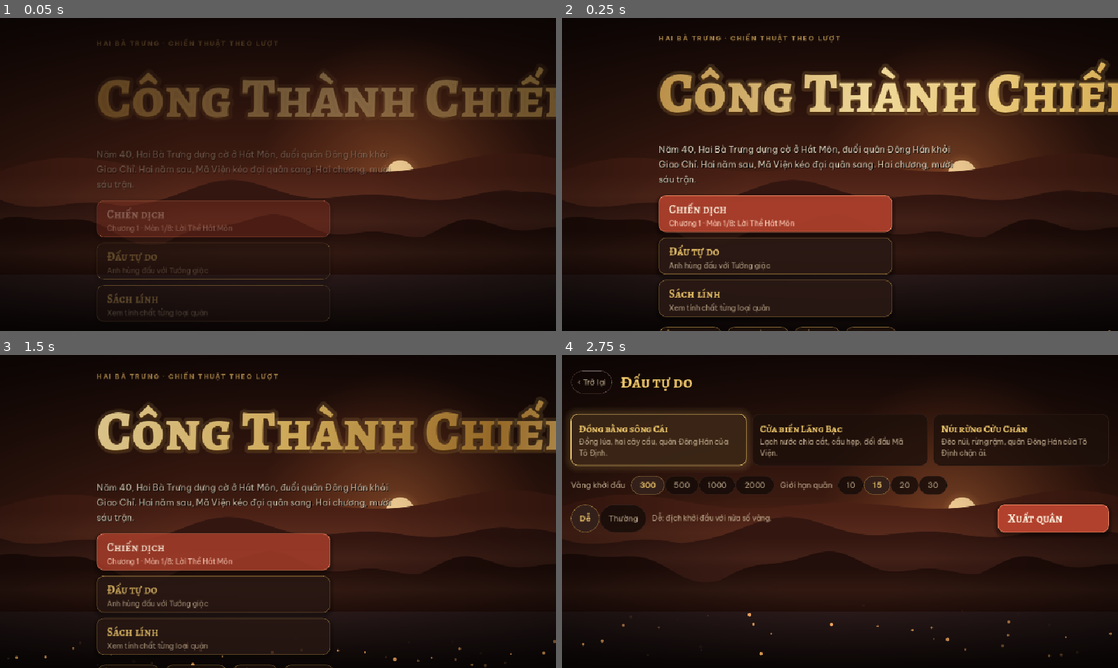
Above: before the commit, frames 1-4 (two rows, left to right).
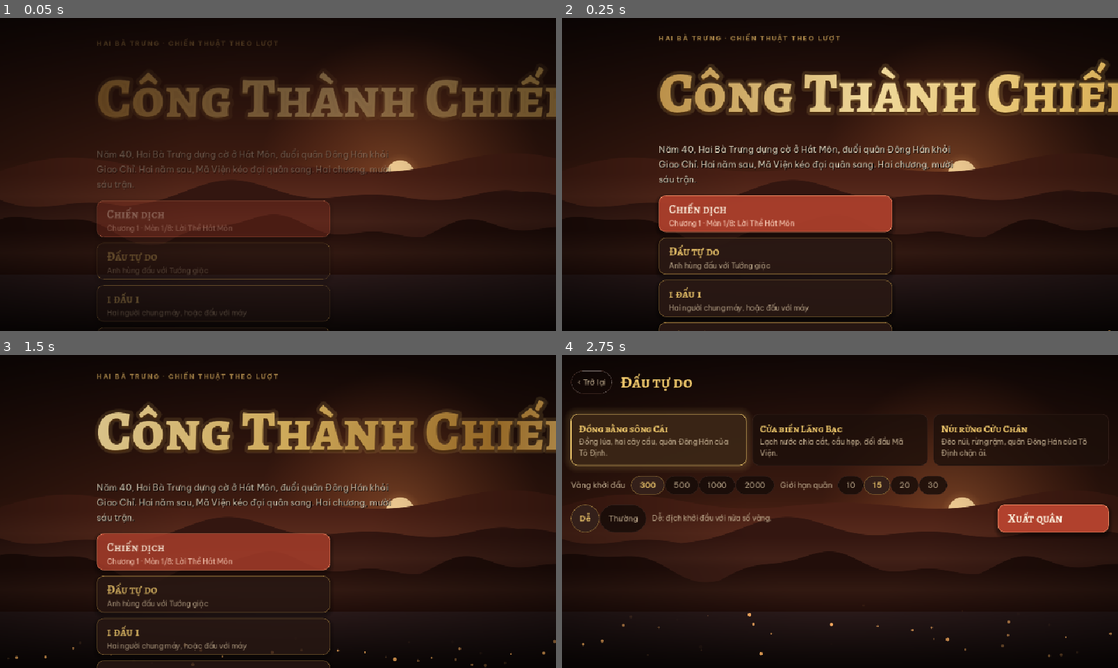
Above: after the commit, the same moments.

Repository: NguyenVanDo51/hon-song-nui
Game: Godot game, scene res://main.tscn
Same seed, same stepped clock (60 frames per second), same inputs: the game is played once before the commit and once after it.
Inputs (mouse positions are in pixels of both pictures, inside the frame that each line leads up to):
- Up to frame 1 (0.05 s): no input
- Up to frame 2 (0.25 s): no input
- Up to frame 3 (1.5 s): click (211, 549) at 0.52 s; click "‹ Trở lại" at 1.25 s
- Up to frame 4 (2.75 s): click (773, 592) at 2.02 s

The runs differ from the first frame. In frame 1, 0.3% of the frame differs, in the area x 17-59%, y 87-100%; in frame 2, 1.2%, in the area x 17-60%, y 86-100%; in frame 3, 0.6%; in frame 4, nothing differs.

Commit message:
1v1 menu: setup screen (map, gold, cap, commanders, Blue = Người / Máy Dễ / Thường / Khó) + tests + driver
- menus: show_duel next to Đấu tự do; skirmish widgets shared (_hero_card / _map_cards / _gold_cap_row)
- main: show_duel nav, screen=duel flag
- tests: ctrl defaults, duel_def on every map, 2-human game via do_action + replay, save keeps ctrl, no campaign progress
- driver: hotseat round trip (handoff, P2 buy + attack, continue, end card, Chơi lại) + short vs AI hard start

Co-Authored-By: Claude Opus 5.5 <noreply@anthropic.com>

Diff:
--- a/scripts/ui/main.gd
+++ b/scripts/ui/main.gd
@@ -2,7 +2,7 @@
 extends Control
 ## app shell: theme, audio, menus (title / campaign / briefing / skirmish / codex), the game screen, debug flags.
 ## debug args (after `--`): mission=m01 (start it) bot (AI plays our side) speed=3 fresh (ignore save)
-##   screen=title|campaign|briefing:m03|skirmish|codex shots=DIR (png every shot_every s) shot_every=2 quit_at=60
+##   screen=title|campaign|briefing:m03|skirmish|duel|codex shots=DIR (png every shot_every s) shot_every=2 quit_at=60
 
 const BASE := Vector2(1280, 720)
 const MIN_SCALE := 0.8
@@ -107,6 +107,8 @@
 		menus.show_campaign(sc.split(":")[1] if ":" in sc else "")
 	elif sc == "skirmish":
 		menus.show_skirmish()
+	elif sc == "duel":
+		menus.show_duel()
 	elif sc == "codex":
 		menus.show_title()
 		menus.open_codex("p")
@@ -130,7 +132,11 @@
 	game.leave()
 	menus.show_skirmish()
 
-## ctx = {kind:'campaign', id} | {kind:'skirmish', hero, easy}
+func show_duel() -> void:
+	game.leave()
+	menus.show_duel()
+
+## ctx = {kind:'campaign', id} | {kind:'skirmish', hero, easy, map, gold, cap} | {kind:'duel', map, hero, heroE, ctrlE, gold, cap}
 func start_game(state: Dictionary, ctx: Dictionary) -> void:
 	menus.hide_all()
 	game.start(state, ctx)
--- a/scripts/ui/menus.gd
+++ b/scripts/ui/menus.gd
@@ -1,6 +1,6 @@
 class_name Menus
 extends Control
-## menu screens over the animated backdrop: title, campaign (chapter tabs + clickable map), briefing, skirmish,
+## menu screens over the animated backdrop: title, campaign (chapter tabs + clickable map), briefing, skirmish, 1 vs 1,
 ## plus the codex overlay (added above the game screen). Port of the menu half of src/ui/screens.js + shell.html.
 
 const LOGO_SHADER := preload("res://shaders/logo.gdshader")
@@ -16,6 +16,8 @@
 		"Phỏng theo Đại Việt sử ký toàn thư, Hậu Hán thư, Tam quốc chí và truyền thuyết dân gian. Bản đồ là sơ đồ, không đúng tỉ lệ; một số chi tiết được lược bớt hoặc thêm thắt cho hợp lối chơi."],
 	["Tưởng nhớ", "Hai Bà Trưng và các nữ tướng đã đứng lên giành lại non sông."],
 ]
+## 1 vs 1: who plays Blue (s.ctrl.e)
+const OPPONENTS := [["human", "Người"], ["ai:easy", "Máy Dễ"], ["ai:normal", "Máy Thường"], ["ai:hard", "Máy Khó"]]
 
 var main: Main
 var bg: MenuBg
@@ -28,6 +30,7 @@
 var sk_gold := 300 # AE2 skirmish options: starting gold, unit cap
 var sk_cap := 15
 var map_choice := "dong_bang"
+var duel_opts := { "map": "dong_bang", "gold": 300, "cap": 15, "hero": "", "heroE": "", "ctrlE": "human" }
 var _codex_card: Control
 var _codex_grid: GridContainer
 var _codex_seg: Array = []
@@ -217,6 +220,7 @@
 				main.start_game(st2, ctx2)))
 	list.add_child(_on(Style.menu_button("Chiến dịch", prog, sv == null), show_campaign))
 	list.add_child(_on(Style.menu_button("Đấu tự do", Content.text("skirmishBlurb")), show_skirmish))
+	list.add_child(_on(Style.menu_button("1 đấu 1", Content.text("duelBlurb")), show_duel))
 	list.add_child(_on(Style.menu_button("Sách lính", "Xem tính chất từng loại quân"), func() -> void: open_codex()))
 	v.add_child(list)
 	var tg := Style.hbox(8)
@@ -466,43 +470,13 @@
 	if hero_choice == "" or not heroes.has(hero_choice):
 		hero_choice = heroes[0]
 	for key: String in (heroes if heroes.size() > 1 else []): # one commander: nothing to choose
-		var h := Content.hero_look(key)
-		var st: Dictionary = Rules.HEROES[key]
-		var cv := Style.vbox(8)
-		var top := Style.hbox(12)
-		top.add_child(Token.make("p", "hero", key, 56))
-		var tv := Style.vbox(2)
-		tv.size_flags_vertical = Control.SIZE_SHRINK_CENTER
-		var h_name: String = h.name
-		var h_blurb: String = h.blurb
-		tv.add_child(Style.lbl(h_name, 21, Style.GOLD, Style.display))
-		tv.add_child(Style.lbl("Công %d · Thủ %d · Đi %d" % [st.atk, st.def, st.mv], 12, Style.MUTED))
-		top.add_child(tv)
-		cv.add_child(top)
-		cv.add_child(Style.lbl(h_blurb, 14, Style.INK, null, true))
-		var card := _click_card(cv, func() -> void:
+		grid.add_child(_hero_card("p", key, key == hero_choice, func() -> void:
 			hero_choice = key
-			_sfx("select")
-			show_skirmish(), true, key == hero_choice)
-		card.size_flags_horizontal = Control.SIZE_EXPAND_FILL
-		grid.add_child(card)
+			show_skirmish()))
 	v.add_child(grid)
-	# battlefield
-	var maps := Style.hbox(10)
-	for mid: String in Content.SKIRMISH.MAPS:
-		var md: Dictionary = Content.SKIRMISH.MAPS[mid]
-		var mv := Style.vbox(2)
-		var md_name: String = md.name
-		var md_blurb: String = md.get("blurb", "")
-		mv.add_child(Style.lbl(md_name, 18, Style.GOLD, Style.display))
-		mv.add_child(Style.lbl(md_blurb, 13, Style.MUTED, null, true))
-		var mcard := _click_card(mv, func() -> void:
-			map_choice = mid
-			_sfx("select")
-			show_skirmish(), true, mid == map_choice)
-		mcard.size_flags_horizontal = Control.SIZE_EXPAND_FILL
-		maps.add_child(mcard)
-	v.add_child(maps)
+	v.add_child(_map_cards(map_choice, func(mid: String) -> void: # battlefield
+		map_choice = mid
+		show_skirmish()))
 	var row := Style.hbox(10)
 	var seg := Style.hbox(0)
 	var e_btn := Style.button("Dễ", "SegOn" if easy else "SegBtn")
@@ -525,30 +499,145 @@
 	_on(go, func() -> void:
 		confirm_start(Game.new_game(Content.skirmish_def(map_choice, hero_choice, easy, sk_gold, sk_cap)),
 			{ "kind": "skirmish", "hero": hero_choice, "easy": easy, "map": map_choice, "gold": sk_gold, "cap": sk_cap }))
-	# AE2 options: starting gold + unit cap
+	v.add_child(_gold_cap_row(sk_gold, sk_cap, func(key: String, val: int) -> void:
+		if key == "gold": sk_gold = val
+		else: sk_cap = val
+		show_skirmish()))
+	row.add_child(go)
+	v.add_child(row)
+	_settle_page()
+
+## no enter-slide jitter when only the selection changed
+func _settle_page() -> void:
+	if page:
+		page.modulate.a = 1.0
+		page.offset_top = 0
+		page.offset_bottom = 0
+
+## commander pick card: token, name, stats, blurb; hot = the picked one
+func _hero_card(side: String, key: String, hot: bool, on_pick: Callable) -> PanelContainer:
+	var h := Content.hero_look(key)
+	var st := Content.type_stat("hero", key) # hero overrides on the base unit
+	var cv := Style.vbox(8)
+	var top := Style.hbox(12)
+	top.add_child(Token.make(side, "hero", key, 56))
+	var tv := Style.vbox(2)
+	tv.size_flags_vertical = Control.SIZE_SHRINK_CENTER
+	var h_name: String = h.name
+	var h_blurb: String = h.blurb
+	tv.add_child(Style.lbl(h_name, 21, Style.GOLD, Style.display))
+	tv.add_child(Style.lbl("Công %d · Thủ %d · Đi %d" % [st.atk, st.def, st.mv], 12, Style.MUTED))
+	top.add_child(tv)
+	cv.add_child(top)
+	cv.add_child(Style.lbl(h_blurb, 14, Style.INK, null, true))
+	var card := _click_card(cv, func() -> void:
+		_sfx("select")
+		on_pick.call(), true, hot)
+	card.size_flags_horizontal = Control.SIZE_EXPAND_FILL
+	return card
+
+## battlefield cards (skirmish maps); on_pick(map_id)
+func _map_cards(cur: String, on_pick: Callable) -> HBoxContainer:
+	var maps := Style.hbox(10)
+	for mid: String in Content.SKIRMISH.MAPS:
+		var md: Dictionary = Content.SKIRMISH.MAPS[mid]
+		var mv := Style.vbox(2)
+		var md_name: String = md.name
+		var md_blurb: String = md.get("blurb", "")
+		mv.add_child(Style.lbl(md_name, 18, Style.GOLD, Style.display))
+		mv.add_child(Style.lbl(md_blurb, 13, Style.MUTED, null, true))
+		var mcard := _click_card(mv, func() -> void:
+			_sfx("select")
+			on_pick.call(mid), true, mid == cur)
+		mcard.size_flags_horizontal = Control.SIZE_EXPAND_FILL
+		maps.add_child(mcard)
+	return maps
+
+## AE2 options: starting gold + unit cap; on_set("gold" | "cap", value)
+func _gold_cap_row(gold: int, cap: int, on_set: Callable) -> HBoxContainer:
 	var opts := Style.hbox(10)
 	for spec: Array in [["Vàng khởi đầu", [300, 500, 1000, 2000], "gold"], ["Giới hạn quân", [10, 15, 20, 30], "cap"]]:
 		var spec_name: String = spec[0]
 		opts.add_child(Style.lbl(spec_name, 14, Style.MUTED))
 		var sg := Style.hbox(0)
 		for val: int in spec[1]:
-			var cur: int = sk_gold if spec[2] == "gold" else sk_cap
+			var cur: int = gold if spec[2] == "gold" else cap
 			var b := Style.button(str(val), "SegOn" if val == cur else "SegBtn")
 			var key: String = spec[2]
-			_on(b, func() -> void:
-				if key == "gold": sk_gold = val
-				else: sk_cap = val
-				show_skirmish())
+			_on(b, func() -> void: on_set.call(key, val))
 			sg.add_child(b)
 		opts.add_child(sg)
-	v.add_child(opts)
+	return opts
+
+# ---------- 1 vs 1 (docs/1v1.md) ----------
+func show_duel() -> void:
+	var v := _page(1040)
+	v.add_child(_head("‹ Trở lại", func() -> void: main.show_title(), "1 đấu 1"))
+	v.add_child(Style.lbl("Hai người chung một máy (đổi tay mỗi lượt), hoặc đấu với máy. Không tính vào chiến dịch.", 14, Style.MUTED, null, true))
+	var cols := Style.hbox(12)
+	for side: String in ["p", "e"]:
+		cols.add_child(_duel_side(side))
+	v.add_child(cols)
+	var map_id: String = duel_opts.map
+	v.add_child(_map_cards(map_id, func(mid: String) -> void:
+		duel_opts.map = mid
+		show_duel()))
+	var row := Style.hbox(10)
+	var gold: int = duel_opts.gold; var cap: int = duel_opts.cap
+	var opts := _gold_cap_row(gold, cap, func(key: String, val: int) -> void:
+		duel_opts[key] = val
+		show_duel())
+	opts.size_flags_horizontal = Control.SIZE_EXPAND_FILL
+	row.add_child(opts)
+	var go := Style.menu_button("Xuất quân", "", true)
+	go.custom_minimum_size.x = 200
+	_on(go, _start_duel)
 	row.add_child(go)
 	v.add_child(row)
-	# no enter-slide jitter when only the selection changed
-	if page:
-		page.modulate.a = 1.0
-		page.offset_top = 0
-		page.offset_bottom = 0
+	_settle_page()
+
+## one side's column: faction, who plays it (Blue: person or AI level), commander
+func _duel_side(side: String) -> Control:
+	var f: Dictionary = Content.theme().factions[side]
+	var card := Style.card()
+	card.size_flags_horizontal = Control.SIZE_EXPAND_FILL
+	var cv := Style.vbox(10)
+	card.add_child(cv)
+	cv.add_child(_eyebrow("Bên Đỏ · đi trước" if side == "p" else "Bên Xanh"))
+	var f_name: String = f.name
+	cv.add_child(Style.lbl(f_name, 24, Style.P_NAME if side == "p" else Style.SEA_HI, Style.display))
+	var ctrl_e: String = duel_opts.ctrlE
+	if side == "p":
+		cv.add_child(Style.lbl("Người chơi 1", 14, Style.MUTED))
+	else:
+		var seg := Style.hbox(0)
+		for o: Array in OPPONENTS:
+			var key: String = o[0]; var label: String = o[1]
+			var b := Style.button(label, "SegOn" if key == ctrl_e else "SegBtn")
+			_on(b, func() -> void:
+				duel_opts.ctrlE = key
+				show_duel())
+			seg.add_child(b)
+		cv.add_child(seg)
+		cv.add_child(Style.lbl("Người chơi 2, chung máy: đổi tay mỗi lượt." if ctrl_e == "human" else "Máy chơi bên Xanh.", 14, Style.MUTED))
+	var hk := "hero" if side == "p" else "heroE"
+	var heroes := Content.heroes_of(side)
+	if not heroes.has(duel_opts[hk]):
+		duel_opts[hk] = heroes[0]
+	var cur: String = duel_opts[hk]
+	for key: String in heroes:
+		var hc := _hero_card(side, key, key == cur, func() -> void:
+			duel_opts[hk] = key
+			show_duel())
+		hc.set_meta("duel_pick", side + ":" + key) # click driver finds the commander cards by this
+		cv.add_child(hc)
+	return card
+
+func _start_duel() -> void:
+	var map_id: String = duel_opts.map; var hero: String = duel_opts.hero; var hero_e: String = duel_opts.heroE
+	var ctrl_e: String = duel_opts.ctrlE; var gold: int = duel_opts.gold; var cap: int = duel_opts.cap
+	var ctx := { "kind": "duel", "map": map_id, "hero": hero, "heroE": hero_e, "ctrlE": ctrl_e, "gold": gold, "cap": cap }
+	confirm_start(Game.new_game(Content.duel_def(map_id, hero, hero_e, ctrl_e, gold, cap)), ctx)
 
 ## start a game; if it would replace a different game in progress, ask first (one save slot)
 func confirm_start(state: Dictionary, ctx: Dictionary) -> void:
--- a/sim/click_driver.gd
+++ b/sim/click_driver.gd
@@ -17,6 +17,10 @@
 	print(("ok   " if cond else "FAIL ") + msg)
 	if not cond:
 		fails += 1
+
+## ok() for conditions read off Dictionaries (Variant)
+func okv(cond: Variant, msg: String) -> void:
+	ok(true if cond else false, msg)
 
 func wait(sec: float) -> void:
 	await create_timer(sec).timeout
@@ -72,6 +76,163 @@
 		if not g.ui.busy:
 			return
 		await process_frame
+
+## node carrying meta key = val (menu cards are PanelContainers, not buttons)
+func find_meta(n: Node, key: String, val: String) -> Control:
+	if n.has_meta(key) and str(n.get_meta(key)) == val:
+		return n as Control
+	for c: Node in n.get_children():
+		var f := find_meta(c, key, val)
+		if f:
+			return f
+	return null
+
+func click_card(key: String, val: String) -> void:
+	var card := find_meta(main.menus, key, val)
+	ok(card != null, "card %s" % val)
+	if card:
+		card.gui_input.emit(_click())
+
+## wait until the side to move is `side` and input is open (or frames run out)
+func turn_of(g: GameScreen, side: String, frames := 3000) -> bool:
+	for i in frames:
+		if g.s.side == side and not g.ui.busy and g._handoff_layer == null:
+			return true
+		await process_frame
+	return false
+
+func wait_handoff(g: GameScreen) -> bool:
+	for i in 120:
+		if g._handoff_layer != null:
+			return true
+		await process_frame
+	return false
+
+## 1 vs 1: two humans on one device (handoff between turns), then a short start against the AI
+func _duel(g: GameScreen) -> void:
+	var done0: Array = Store.done_list().duplicate()
+	press("1 đấu 1")
+	await wait(0.6)
+	click_card("duel_pick", "p:" + str(Content.heroes_of("p")[0]))
+	await process_frame
+	click_card("duel_pick", "e:" + str(Content.heroes_of("e")[0]))
+	await process_frame
+	press("Người")
+	await process_frame
+	press("Xuất quân")
+	await wait(0.8)
+	var s: Dictionary = g.s
+	var started: bool = g.visible and s.get("ctrl", {}) == { "p": "human", "e": "human" } and s.side == "p"
+	ok(started, "1 vs 1 hotseat starts, ctrl %s" % [s.get("ctrl")])
+	ok(await wait_handoff(g), "handoff card before Red's first turn")
+	press("Bắt đầu lượt")
+	ok(await turn_of(g, "p"), "Red to move")
+	ok(g._turn.text.contains(g._side_name("p")), "HUD names Red's turn (%s)" % g._turn.text)
+	# P1: hero moves + waits, then ends the turn
+	var hero: Dictionary = units_of(s).filter(func(u: Dictionary) -> bool: return u.side == "p" and u.type == "hero")[0]
+	g._on_tile(pos(hero).x, pos(hero).y)
+	var dest := Vector2i(-1, -1)
+	var reach: Dictionary = board(g).view.reach
+	for r: Dictionary in reach.values():
+		if pos(r) != pos(hero) and Game.unit_at(s, pos(r).x, pos(r).y) == null:
+			dest = pos(r)
+	g._on_tile(dest.x, dest.y)
+	g._on_tile(dest.x, dest.y)
+	await idle(g)
+	var p1_ok: bool = hero.acted and pos(hero) == dest
+	ok(p1_ok, "P1 hero moved")
+	for i in 5:
+		if g.ui.sel == null:
+			break
+		g.cancel()
+	press("Hết lượt")
+	ok(await wait_handoff(g), "handoff card after P1 ends the turn")
+	var hb := find_btn(g._handoff_layer, "Bắt đầu")
+	okv(hb != null and s.side == "e" and not Content.is_ai(s, "e"), "handoff waits for Blue (no AI turn)")
+	await main.shot("duel_handoff")
+	press("Bắt đầu lượt")
+	ok(await turn_of(g, "e"), "Blue to move")
+	var gold_ok: bool = int(g._gold_num.text) == s.gold.e or g._gold_shown >= 0
+	ok(gold_ok, "HUD shows Blue's gold (%s vs %d)" % [g._gold_num.text, s.gold.e])
+	# P2: buy at Blue's castle
+	var cas: Vector2i = Game.castle_tiles(s, "e")[0]
+	ok(Game.unit_at(s, cas.x, cas.y) == null, "Blue castle free")
+	g._on_tile(cas.x, cas.y)
+	await process_frame
+	okv(g.ui.buyAt == [cas.x, cas.y], "Blue castle opens Blue's shop")
+	var ge0: int = s.gold.e
+	press("", g._actions)
+	await process_frame
+	var ge1: int = s.gold.e
+	ok(ge1 < ge0, "P2 bought (%d -> %d)" % [ge0, ge1])
+	g._clear_sel()
+	g.refresh()
+	# P2: a Blue soldier attacks a Red unit next to it
+	var sol: Dictionary = units_of(s).filter(func(u: Dictionary) -> bool: return u.side == "e" and u.type == "soldier" and not u.acted)[0]
+	var foe: Dictionary = units_of(s).filter(func(u: Dictionary) -> bool: return u.side == "p" and u.type != "hero")[0]
+	foe.x = sol.x + 1; foe.y = sol.y
+	if Game.tile_at(s, pos(foe).x, pos(foe).y) == null or Game.unit_at(s, pos(foe).x, pos(foe).y) != foe:
+		foe.x = sol.x; foe.y = sol.y + 1
+	g.refresh()
+	g._on_tile(pos(sol).x, pos(sol).y)
+	g._on_tile(pos(foe).x, pos(foe).y)
+	await process_frame
+	okv(g.ui.mode == "target", "P2 aims at a Red unit")
+	await main.shot("duel_p2_aim")
+	var hp0: int = foe.hp
+	press("⚔ Đánh")
+	await idle(g)
+	var hit_ok: bool = foe.hp < hp0 or Game.unit_by_id(s, id_of(foe)) == null
+	ok(hit_ok, "P2 attack resolved")
+	for i in 5:
+		if g.ui.sel == null:
+			break
+		g.cancel()
+	press("Hết lượt")
+	ok(await wait_handoff(g), "handoff card after P2")
+	press("Bắt đầu lượt")
+	var back: bool = await turn_of(g, "p")
+	okv(back and s.turn == 2, "turn back to P1, turn %d" % s.turn)
+	# save / continue keeps ctrl
+	g.save()
+	main.show_title()
+	await wait(0.6)
+	press("Đánh tiếp")
+	await wait(0.6)
+	var cont_ctrl: Dictionary = g.s.get("ctrl", {})
+	okv(g.visible and cont_ctrl == { "p": "human", "e": "human" } and g.s.turn == 2, "continue keeps ctrl")
+	ok(await wait_handoff(g), "continued hotseat game opens on the handoff card")
+	press("Bắt đầu lượt")
+	await process_frame
+	# end card: faction wins, no campaign progress
+	g.s.winner = "e"
+	g.s.reason = "castlesLost"
+	g.finish()
+	await wait(1.5)
+	ok(g._end.visible and find_btn(g._end, "Chơi lại") != null and find_btn(g._end, "Về menu") != null, "duel end card: Chơi lại / Về menu")
+	await main.shot("duel_end")
+	ok(Store.done_list() == done0, "duel result leaves campaign progress alone")
+	press("Chơi lại")
+	await wait(0.8)
+	var again_ctrl: Dictionary = g.s.get("ctrl", {})
+	okv(g.visible and g.s.turn == 1 and again_ctrl.e == "human", "Chơi lại restarts the duel")
+	# vs AI (hard): Red ends the turn -> the AI plays Blue -> back to Red
+	main.show_title()
+	await wait(0.6)
+	press("1 đấu 1")
+	await wait(0.6)
+	press("Máy Khó")
+	await process_frame
+	press("Xuất quân")
+	await wait(0.8)
+	var ai_ctrl: Dictionary = g.s.get("ctrl", {})
+	okv(ai_ctrl.e == "ai:hard" and g._handoff_layer == null, "vs AI: Blue = ai:hard, no handoff")
+	ok(await turn_of(g, "p"), "vs AI: Red to move")
+	press("Hết lượt")
+	var ai_back: bool = await turn_of(g, "p")
+	okv(ai_back and g.s.turn == 2, "vs AI: AI turn played, back to Red (turn %d)" % g.s.turn)
+	main.show_title()
+	await wait(0.4)
 
 func _run() -> void:
 	FX.speed = 3.0
@@ -318,5 +479,6 @@
 	main.show_title()
 	await wait(0.8)
 	ok(Store.is_done("m03") and not g._end.visible, "win kept when leaving during the end pause")
+	await _duel(g)
 	print("DRIVER DONE fails=%d" % fails)
 	quit(1 if fails else 0)
--- a/sim/tests.gd
+++ b/sim/tests.gd
@@ -67,6 +67,7 @@
 	content_tests()
 	rule_tests()
 	mission_tests()
+	duel_tests()
 	print("tests: %d passed, %d failed" % [passed, failed])
 	quit(1 if failed else 0)
 
@@ -74,8 +75,10 @@
 func content_tests() -> void:
 	var all: Array = Content.campaign().duplicate()
 	var hero_p: String = Content.heroes_of("p")[0]
+	var hero_e1: String = Content.heroes_of("e")[0]
 	for mid: String in Content.SKIRMISH.MAPS:
 		all.append(Content.skirmish_def(mid, hero_p, false))
+		all.append(Content.duel_def(mid, hero_p, hero_e1, "human"))
 	run("skirmish: new maps are 180° rotations (fair start)", func() -> void:
 		for mid: String in ["cua_bien", "nui_rung"]:
 			var rows: Array = Content.SKIRMISH.MAPS[mid].rows
@@ -1107,6 +1110,119 @@
 	)
 
 
+# ---------- 1 vs 1 (docs/1v1.md) ----------
+func duel(map_id: String, ctrl_e: String) -> Dictionary:
+	var hp: String = Content.heroes_of("p")[0]
+	var he: String = Content.heroes_of("e")[0]
+	return Content.duel_def(map_id, hp, he, ctrl_e)
+
+static func duel_ctx(map_id: String, ctrl_e: String) -> Dictionary:
+	return { "kind": "duel", "map": map_id, "hero": Content.heroes_of("p")[0], "heroE": Content.heroes_of("e")[0], "ctrlE": ctrl_e,
+		"gold": 300, "cap": 15 }
+
+func duel_tests() -> void:
+	run("ctrl missing = old behavior: p human, e AI normal, AI mem untouched", func() -> void:
+		var hp: String = Content.heroes_of("p")[0]
+		for def: Dictionary in [mission("m01"), Content.skirmish_def("dong_bang", hp, true)]:
+			var s := Game.new_game(def)
+			check(not s.has("ctrl"), "%s: no ctrl key in state" % def.id)
+			eq(Content.ctrl_of(s, "p"), "human")
+			eq(Content.ctrl_of(s, "e"), "ai:normal")
+			check(not Content.is_ai(s, "p") and Content.is_ai(s, "e"), "p human, e AI")
+			eq(Content.ai_level(s, "e"), "normal")
+			eq(Content.ai_mem(s, "e"), {}, "default AI gets the same empty mem as before")
+	)
+	run("duel_def valid on every skirmish map", func() -> void:
+		for mid: String in Content.SKIRMISH.MAPS:
+			for ctrl_e: String in ["human", "ai:easy", "ai:normal", "ai:hard"]:
+				var def := duel(mid, ctrl_e)
+				var s := Game.new_game(def)
+				eq(s.ctrl, { "p": "human", "e": ctrl_e }, mid)
+				eq(Content.is_ai(s, "e"), ctrl_e != "human", mid + " " + ctrl_e)
+				eq(Content.ai_level(s, "e"), ctrl_e.substr(3) if ctrl_e != "human" else "", mid + " level")
+				eq(s.heroKey, { "p": Content.heroes_of("p")[0], "e": Content.heroes_of("e")[0] }, mid + " commanders")
+				eq(s.gold.p, s.gold.e, mid + " same gold")
+				eq(Objectives.check(s), "", mid + " win spec")
+				for side: String in ["p", "e"]:
+					check(Game.castles(s, side) > 0, "%s: %s has a castle" % [mid, side])
+					check(units_of(s).any(func(u: Dictionary) -> bool: return u.side == side and u.type == "hero"), "%s: %s commander" % [mid, side])
+				check(not def.has("skirmish") and str(def.id).begins_with("duel:"), mid + " is a duel, not a skirmish")
+		check(Content.ai_params_for(Game.new_game(duel("dong_bang", "ai:hard")), "e") is Dictionary, "params hook returns a dict")
+	)
+	run("2 humans: full game by do_action on both sides, step-replayable", func() -> void:
+		var s := Game.new_game(duel("dong_bang", "human"))
+		var s0: Dictionary = s.duplicate(true)
+		var steps := []
+		var moves := { "p": 0, "e": 0 }
+		AI.seed_game(7)
+		while s.winner == null and s.turn <= 60:
+			var mem := {}
+			var side: String = s.side
+			check(not Content.is_ai(s, side), "side to move is human")
+			for i in 80: # AI only picks the moves; they go in like a player's clicks
+				var step: Variant = AI.next_step(s, mem)
+				if step == null or s.winner != null:
+					break
+				var sd: Dictionary = step
+				if sd.kind == "buy":
+					var bx: int = sd.x; var by: int = sd.y; var bt: String = sd.type
+					check(Game.buy(s, bx, by, bt) != null, "buy ok")
+				else:
+					var act: Dictionary = sd.act
+					Game.do_action(s, act)
+					moves[side] += 1
+				steps.append(sd)
+			if s.winner == null:
+				Game.end_turn(s)
+				steps.append({ "kind": "end" })
+		check(s.winner != null, "someone won (turn %d)" % s.turn)
+		var both: bool = moves.p > 0 and moves.e > 0
+		check(both, "both sides acted %s" % [moves])
+		eq(s.ctrl, { "p": "human", "e": "human" }, "ctrl kept")
+		# same start + same steps = same game (online relay)
+		for sd: Dictionary in steps:
+			if sd.kind == "end":
+				Game.end_turn(s0)
+			else:
+				AI.apply_step(s0, sd)
+		eq(var_to_str(s0), var_to_str(s), "replay matches")
+	)
+	run("save / load keeps ctrl; bad duel saves refused", func() -> void:
+		Store.use_profile("unit_tests")
+		var s := Game.new_game(duel("cua_bien", "ai:hard"))
+		Store.save_game(s, duel_ctx("cua_bien", "ai:hard"), "x")
+		var v: Variant = Store.load_game()
+		check(v != null, "duel save loads")
+		if v != null:
+			var vd: Dictionary = v
+			var st: Dictionary = vd.state
+			eq(st.ctrl, { "p": "human", "e": "ai:hard" })
+			var ctx: Dictionary = vd.ctx
+			eq(ctx.ctrlE, "ai:hard")
+		Store.clear_game()
+		var bad := duel_ctx("cua_bien", "human")
+		bad.heroE = "nobody"
+		check(not Content.save_fits({ "state": s, "ctx": bad }), "unknown Blue commander refused")
+		var odd: Dictionary = s.duplicate(true)
+		odd.ctrl.e = "ai:godlike"
+		check(not Content.save_fits({ "state": odd, "ctx": duel_ctx("cua_bien", "human") }), "unknown controller refused")
+	)
+	run("duel / skirmish results never touch campaign progress", func() -> void:
+		Store.use_profile("unit_tests")
+		Store.set_v("campaign_done", [])
+		for w: String in ["p", "e"]:
+			Store.record_result(duel_ctx("dong_bang", "human"), w)
+			Store.record_result(duel_ctx("dong_bang", "ai:easy"), w)
+			Store.record_result({ "kind": "skirmish", "hero": Content.heroes_of("p")[0], "easy": true }, w)
+		eq(Store.done_list(), [], "no progress from duels / skirmish")
+		Store.record_result({ "kind": "campaign", "id": "m01" }, "e")
+		eq(Store.done_list(), [], "campaign loss")
+		Store.record_result({ "kind": "campaign", "id": "m01" }, "p")
+		eq(Store.done_list(), ["m01"], "campaign win counts")
+		Store.set_v("campaign_done", [])
+	)
+
+
 # ---------- regression games (sim/golden.txt, current rules) ----------
 func parity_tests() -> void:
 	run("rules + AI still play the golden games (m01, m07, sk_dong_bang, naive)", func() -> void:
